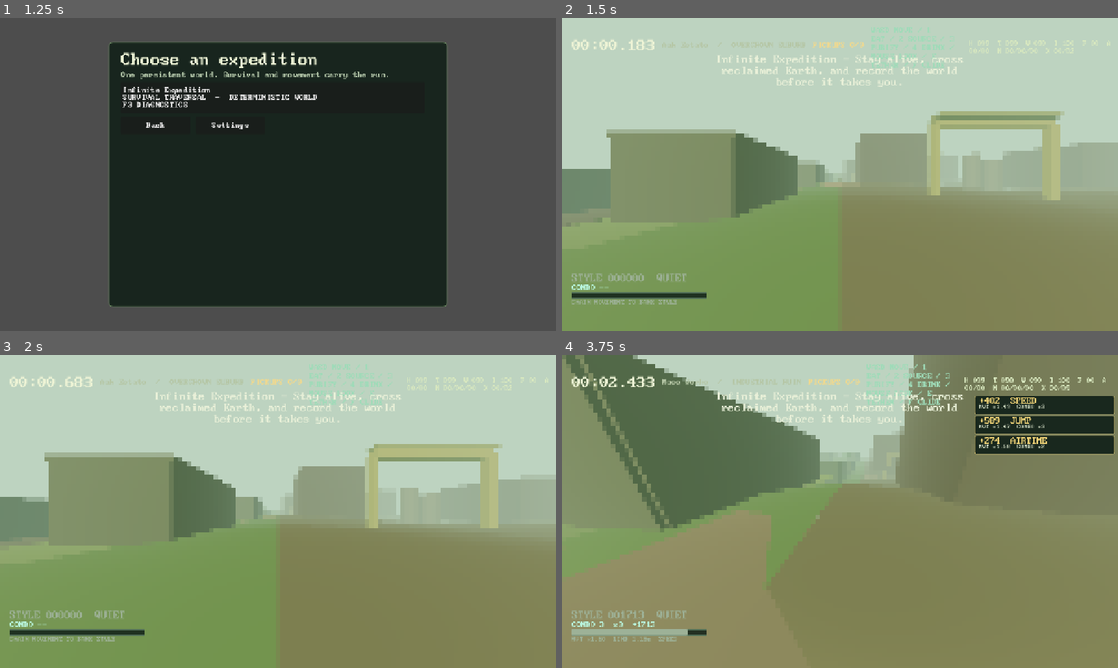
Above: before the commit, frames 1-4 (two rows, left to right).
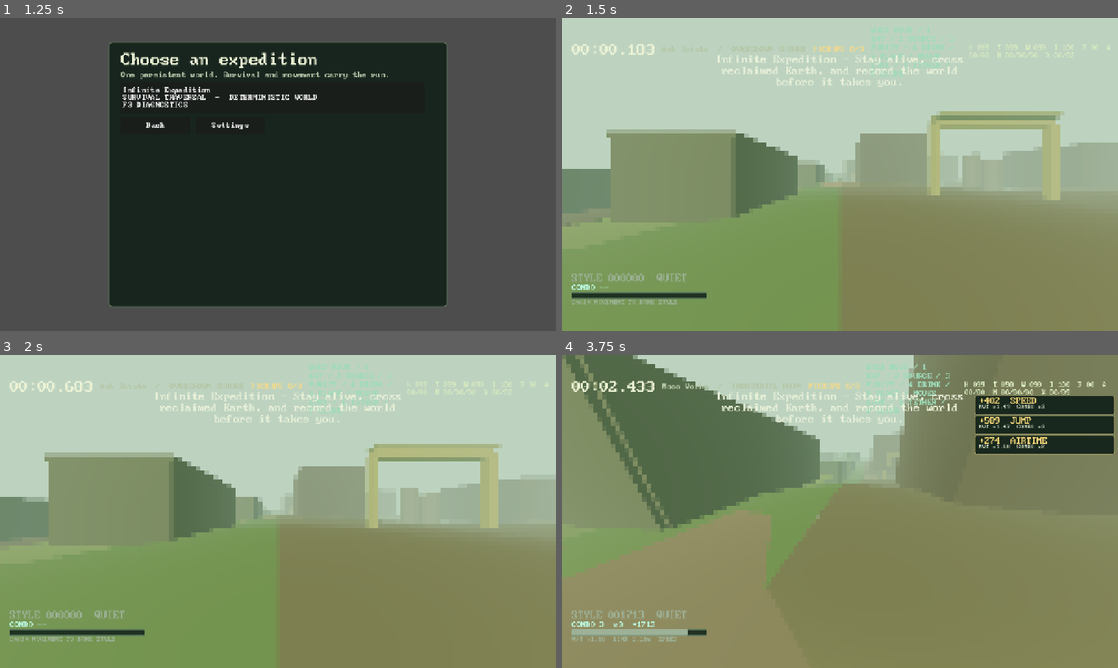
Above: after the commit, the same moments.

Repository: gongahkia/hot-cross-buns
Game: Godot game, scene res://scenes/main.tscn
Two runs of this game, one before a commit and one after it. Both use one fixed random seed, a clock stepped at 60 frames per second and the inputs below.
Inputs (mouse positions are in pixels of both pictures, inside the frame that each line leads up to):
- Up to frame 1 (1.25 s): click "Choose a journey" at 0.5 s
- Up to frame 2 (1.5 s): click "Infinite Expedition SURVIVAL …" at 1.25 s
- Up to frame 3 (2 s): no input
- Up to frame 4 (3.75 s): tap Enter at 2 s; move the mouse to (834, 517) at 2.02 s; hold W (move_forward) from 2.03 s (still down); tap 2 (collect_water) at 2.1 s; click (834, 517) at 2.17 s; tap Space (jump) at 2.27, 2.57, 3.02, 3.32 s; tap 1 (consume_food) at 2.3, 2.85 s; move the mouse to (878, 514) at 2.77 s; click (878, 514) at 2.92 s; tap 4 (consume_water) at 3.05, 3.6 s; move the mouse to (795, 508) at 3.52 s; click (795, 508) at 3.67 s

Frame 1 is identical in both runs. In frame 2, 0.7% of the frame differs, in the area x 1-99%, y 7-19%; in frame 3, 0.7%; in frame 4, 1.3%, in the area x 1-98%, y 6-19%.

Commit message:
Add traversal gated material placement

Diff:
--- a/scripts/main.gd
+++ b/scripts/main.gd
@@ -12,6 +12,7 @@
 const PHOTO_MODE := preload("res://scripts/photo_mode.gd")
 const WORLD_WEATHER := preload("res://scripts/world_weather.gd")
 const SURVIVAL_MOVEMENT_POLICY := preload("res://scripts/survival_movement_policy.gd")
+const TRAVERSAL_MATERIAL_PLACEMENT := preload("res://scripts/traversal_material_placement.gd")
 const SANDBOX_GEOMETRY_PATH := "res://scenes/sandbox_geometry.tscn"
 const SANDBOX_GEOMETRY := preload("res://scenes/sandbox_geometry.tscn")
 const SANDBOX_STATION_CENTERS := {
@@ -260,6 +261,7 @@
 			if Input.is_action_just_pressed("collect_water"):Survival.collect_water_source(environment)
 			if Input.is_action_just_pressed("purify_water"):Survival.purify_water()
 			if Input.is_action_just_pressed("consume_water"):Survival.consume_water()
+			if Input.is_action_just_pressed("place_material"):_attempt_material_placement()
 			var movement := SURVIVAL_MOVEMENT_POLICY.evaluate(Survival.snapshot(), player.survival_movement_state())
 			player.set_survival_speed_multiplier(float(movement.speed_multiplier))
 			Survival.advance(delta, environment, player.survival_exertion_active())
@@ -859,6 +861,24 @@
 		return
 	Survival.apply_injury(injury)
 	last_sandbox_event = "INJURY %02d" % int(ceilf(injury))
+
+func _attempt_material_placement() -> void:
+	if player == null or world_streamer == null: return
+	var forward := -player.global_transform.basis.z
+	forward.y = 0.0
+	if forward.length() < 0.1: forward = Vector3.FORWARD
+	var target := player.global_position + forward.normalized() * 1.5
+	target.y = world_streamer.ground_height(target)
+	var surface: Dictionary = world_streamer.sample_at(target)
+	var gate := TRAVERSAL_MATERIAL_PLACEMENT.evaluate({"on_floor": player.is_on_floor(), "planar_speed": Vector2(player.velocity.x, player.velocity.z).length(), "traversal_active": player.style_multiplier_active()}, {"distance": player.global_position.distance_to(target), "slope": float(surface.get("slope", 0.0)), "water": bool(surface.get("water", false))}, Survival.scavenged_materials())
+	if not bool(gate.allowed):
+		last_sandbox_event = "PLACE " + str(gate.reason).replace("_", " ").to_upper()
+		return
+	if not world_streamer.place_material_marker(target, {"type": "route_marker", "cost": gate.cost}):
+		last_sandbox_event = "PLACE TARGET UNAVAILABLE"
+		return
+	Survival.spend_materials(gate.cost)
+	last_sandbox_event = "PLACE ROUTE MARKER"
 
 func _photo_metadata() -> Dictionary:
 	var world_data: Dictionary = world_streamer.sample_at(player.global_position) if world_streamer and player else {}
@@ -1678,7 +1698,7 @@
 	var total := _collectible_count(current_level)
 	collect_label.text = "PICKUPS %d/%d" % [RunData.collected, total]
 	if player:
-		tool_label.text = "WASD MOVE / 1 EAT / 2 SOURCE / 3 PURIFY / 4 DRINK / MOUSE LOOK / " + player.tool_status()
+		tool_label.text = "WASD MOVE / 1 EAT / 2 SOURCE / 3 PURIFY / 4 DRINK / 5 PLACE / MOUSE LOOK / " + player.tool_status()
 	if bool(current_level.get("procedural", false)):
 		var survival := Survival.snapshot()
 		survival_label.text = "H %03d  T %03d  W %03d  I %03d  F %02d  A %02d/%02d  M %02d/%02d/%02d  X %02d/%02d" % [int(sur …(379 unchanged characters)…
--- a/scripts/settings.gd
+++ b/scripts/settings.gd
@@ -1,7 +1,7 @@
 extends Node
 
 const SAVE_PATH := "user://a_slow_walk_settings.json"
-const ACTIONS := ["move_forward", "move_back", "move_left", "move_right", "jump", "slam", "dash", "sprint", "slide", "grapple", "glide", "consume_food", "collect_water", "purify_water", "consume_water", "reset_run", "pause"]
+const ACTIONS := ["move_forward", "move_back", "move_left", "move_right", "jump", "slam", "dash", "sprint", "slide", "grapple", "glide", "consume_food", "collect_water", "purify_water", "consume_water", "place_material", "reset_run", "pause"]
 const PIXEL_FILTER_OFF := 0
 const PIXEL_FILTER_2X := 2
 const PIXEL_FILTER_4X := 4
@@ -40,6 +40,7 @@
 		"collect_water": [{"type": "key", "code": KEY_2}],
 		"purify_water": [{"type": "key", "code": KEY_3}],
 		"consume_water": [{"type": "key", "code": KEY_4}, {"type": "joy_button", "button": JOY_BUTTON_DPAD_RIGHT}],
+		"place_material": [{"type": "key", "code": KEY_5}],
 		"reset_run": [{"type": "key", "code": KEY_R}, {"type": "joy_button", "button": JOY_BUTTON_Y}],
 		"pause": [{"type": "key", "code": KEY_ESCAPE}, {"type": "joy_button", "button": JOY_BUTTON_START}]
 	}
--- a/scripts/smoke_test.gd
+++ b/scripts/smoke_test.gd
@@ -24,7 +24,7 @@
 	assert(InputMap.has_action("glide"), "glide input missing")
 	assert(InputMap.has_action("sprint"), "sprint input missing")
 	assert(InputMap.has_action("consume_food"), "food input missing")
-	assert(InputMap.has_action("collect_water") and InputMap.has_action("purify_water") and InputMap.has_action("consume_water"), "water inputs missing")
+	assert(InputMap.has_action("collect_water") and InputMap.has_action("purify_water") and InputMap.has_action("consume_water") and InputMap.has_action("place_material"), "survival inputs missing")
 	var original_filter_mode := int(app_settings.get("pixel_filter_mode"))
 	app_settings.call("set_pixel_filter_mode", 0)
 	assert(not main.display_filter.visible, "pixel filter remained visible when disabled")
--- /dev/null
+++ b/scripts/traversal_material_placement.gd
@@ -0,0 +1,29 @@
+class_name TraversalMaterialPlacement
+extends RefCounted
+
+const MARKER_COST := {"wood": 1, "fiber": 1}
+const MAX_PLANAR_SPEED := 3.0
+const MAX_SLOPE := 0.35
+const MAX_DISTANCE := 2.5
+
+static func evaluate(player: Dictionary, surface: Dictionary, inventory: Dictionary) -> Dictionary:
+	var result := {"allowed": false, "reason": "unknown", "cost": MARKER_COST.duplicate()}
+	if not bool(player.get("on_floor", false)):
+		result.reason = "grounded_required"
+		return result
+	if bool(player.get("traversal_active", false)) or float(player.get("planar_speed", 0.0)) > MAX_PLANAR_SPEED:
+		result.reason = "stabilize_required"
+		return result
+	if float(surface.get("distance", INF)) > MAX_DISTANCE:
+		result.reason = "target_too_far"
+		return result
+	if bool(surface.get("water", false)) or float(surface.get("slope", 0.0)) > MAX_SLOPE:
+		result.reason = "unsafe_surface"
+		return result
+	for kind: String in MARKER_COST:
+		if int(inventory.get(kind, 0)) < int(MARKER_COST[kind]):
+			result.reason = "materials_required"
+			return result
+	result.allowed = true
+	result.reason = "ready"
+	return result
--- /dev/null
+++ b/scripts/traversal_material_placement_test.gd
@@ -0,0 +1,22 @@
+extends SceneTree
+
+const PLACEMENT = preload("res://scripts/traversal_material_placement.gd")
+
+var failed := false
+
+func _initialize() -> void:
+	var player := {"on_floor": true, "planar_speed": 1.0, "traversal_active": false}
+	var surface := {"distance": 1.5, "slope": 0.1, "water": false}
+	var inventory := {"wood": 1, "scrap": 0, "fiber": 1}
+	var ready := PLACEMENT.evaluate(player, surface, inventory)
+	_expect(bool(ready.allowed) and str(ready.reason) == "ready" and ready.cost == {"wood": 1, "fiber": 1}, "placement readiness drifted")
+	_expect(str(PLACEMENT.evaluate({"on_floor": false}, surface, inventory).reason) == "grounded_required", "airborne placement gate drifted")
+	_expect(str(PLACEMENT.evaluate({"on_floor": true, "planar_speed": 4.0}, surface, inventory).reason) == "stabilize_required", "movement placement gate drifted")
+	_expect(str(PLACEMENT.evaluate(player, {"distance": 1.5, "slope": 0.5, "water": false}, inventory).reason) == "unsafe_surface", "surface placement gate drifted")
+	_expect(str(PLACEMENT.evaluate(player, surface, {"wood": 1, "fiber": 0}).reason) == "materials_required" and ready == PLACEMENT.evaluate(player, surface, inventory), "placement material/determinism drifted")
+	quit(1 if failed else 0)
+
+func _expect(condition: bool, message: String) -> void:
+	if condition: return
+	failed = true
+	push_error(message)
--- a/scripts/world_streamer.gd
+++ b/scripts/world_streamer.gd
@@ -149,6 +149,35 @@
 func ground_height(world_position: Vector3) -> float:
 	return float(sample_at(world_position).get("elevation", 0.0))
 
+func place_material_marker(world_position: Vector3, record: Dictionary = {}) -> bool:
+	if origin == null: return false
+	var chunk: Vector2i = origin.chunk_at_local(world_position)
+	var root: Node3D = chunks.get(_chunk_id(chunk.x, chunk.y)) as Node3D
+	if root == null: return false
+	var marker := Node3D.new()
+	marker.name = "MaterialMarker"
+	marker.set_meta("temporary_material", true)
+	marker.set_meta("record", record.duplicate(true))
+	root.add_child(marker)
+	marker.global_position = world_position
+	var pole := MeshInstance3D.new()
+	var pole_mesh := CylinderMesh.new()
+	pole_mesh.top_radius = 0.06
+	pole_mesh.bottom_radius = 0.09
+	pole_mesh.height = 1.0
+	pole.mesh = pole_mesh
+	pole.position.y = 0.5
+	pole.material_override = _material(Color("#d3ba72"), true)
+	marker.add_child(pole)
+	var flag := MeshInstance3D.new()
+	var flag_mesh := BoxMesh.new()
+	flag_mesh.size = Vector3(0.45, 0.24, 0.04)
+	flag.mesh = flag_mesh
+	flag.position = Vector3(0.23, 0.88, 0.0)
+	flag.material_override = _material(Color("#9fd477"), true)
+	marker.add_child(flag)
+	return true
+
 func _update_region() -> void:
 	var region: Dictionary = generator.region_at(origin.world_position(player.global_position))
 	if str(region.id) == current_region_id: return
Not shown, changed: docs/scavenged-material-inventory.md
Not shown, added: docs/traversal-gated-material-placement.md
